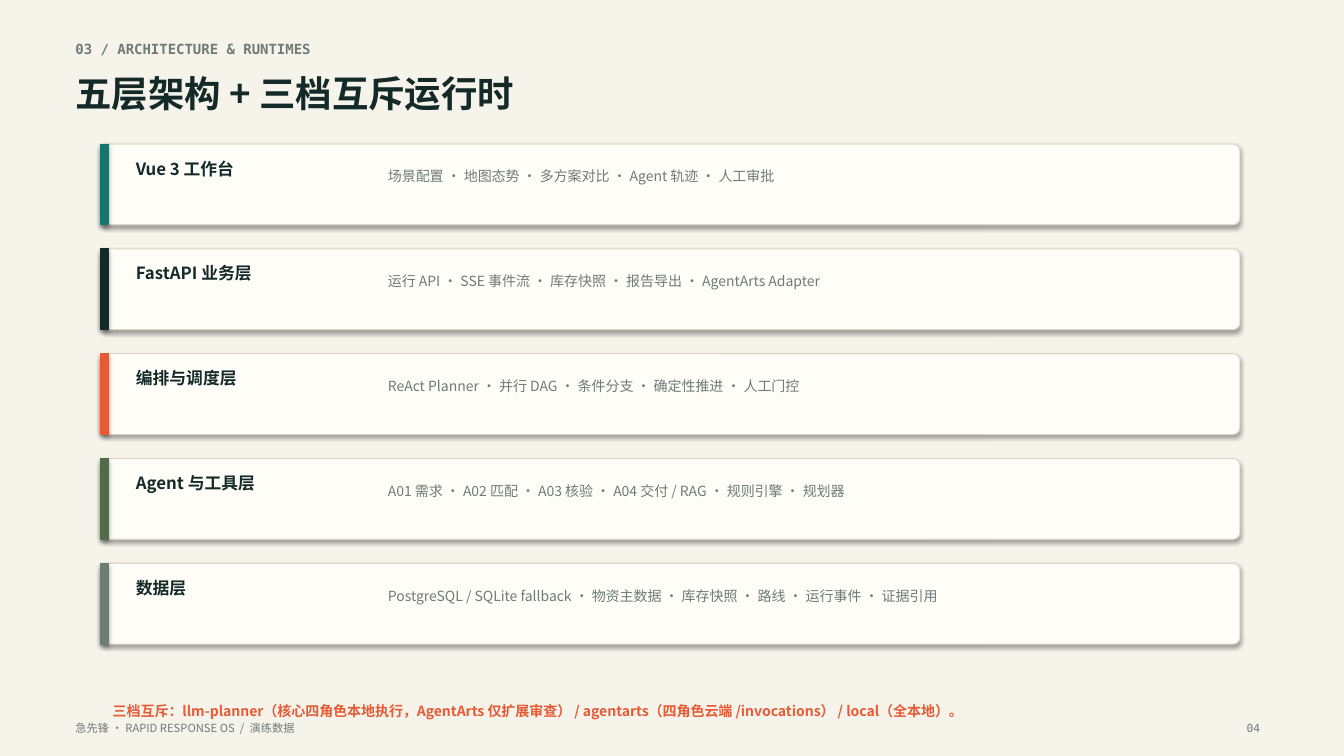
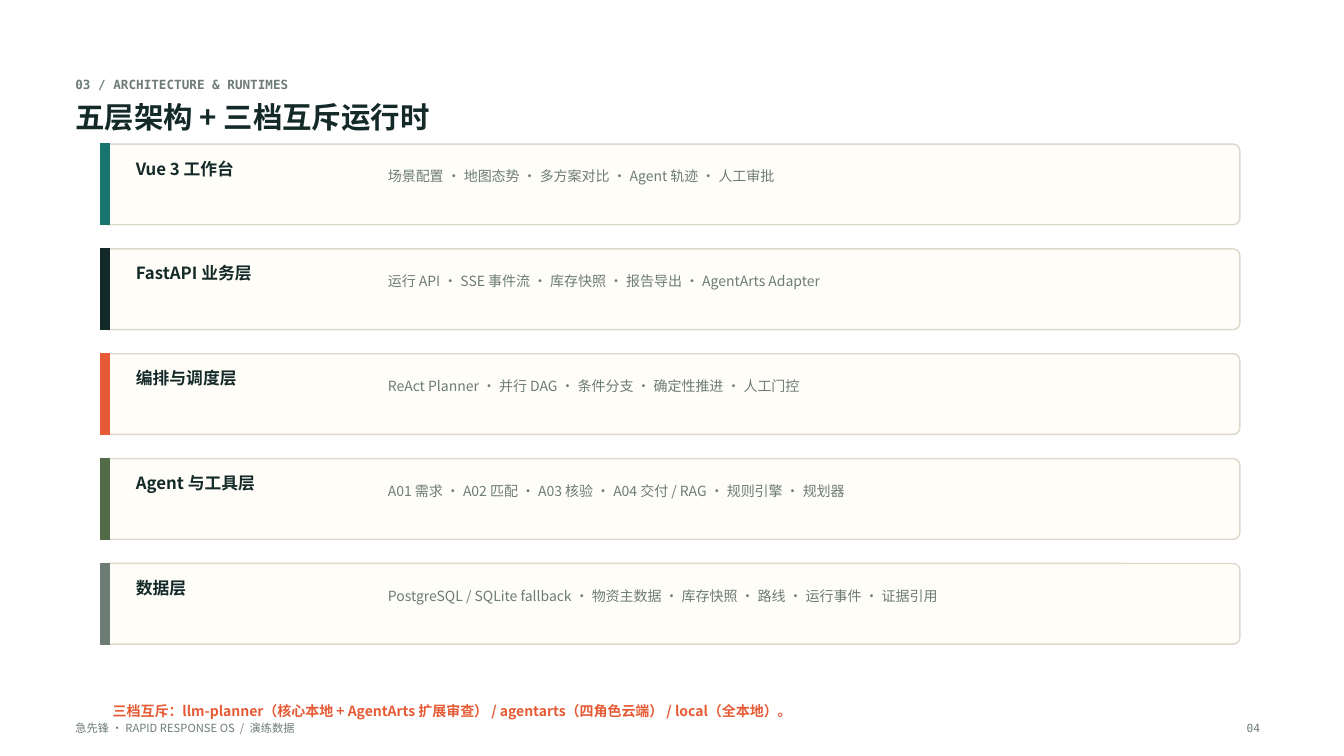
Before and after one commit to Jtyang123/jixianfeng, a slide deck: slide 4 of docs/急先锋_项目讲解PPT.pptx. Drawn at 1344x756 pixels with LibreOffice and Linux fonts; fonts in the diff are those of the drawing; background and template pictures are left out. Boxes give left, top, right and bottom in pixels: in the first picture for what was removed or moved away, otherwise in the second. Text is boxed around its words. In the diff, an @@ line names an element or a change of style, - is before the commit and + after.

```diff
--- a/docs/急先锋_项目讲解PPT.pptx
+++ b/docs/急先锋_项目讲解PPT.pptx
@@ rectangle removed at [0, 0, 1344, 756] @@
@@ text "03 / ARCHITECTURE & RUNTIMES": place and size @@
-text "03 / ARCHITECTURE & RUNTIMES" at [75, 43, 310, 54]
+text "03 / ARCHITECTURE & RUNTIMES" at [75, 79, 288, 89]
@@ text "03 / ARCHITECTURE & RUNTIMES" at [75, 79, 288, 89]: size 10 to 9 pt @@
@@ text "五层架构 + 三档互斥运行时": place and size @@
-text "五层架构 + 三档互斥运行时" at [75, 76, 514, 111]
+text "五层架构 + 三档互斥运行时" at [75, 103, 430, 131]
@@ text "五层架构 + 三档互斥运行时" at [75, 103, 430, 131]: size 26 to 21 pt @@
@@ rectangle at [101, 144, 109, 225]: outline #17756E 0.75 pt to #17756E 1 pt; shadow off @@
@@ rectangle at [101, 249, 109, 330]: outline #142A28 0.75 pt to #142A28 1 pt; shadow off @@
@@ rectangle at [101, 354, 109, 435]: outline #E65B35 0.75 pt to #E65B35 1 pt; shadow off @@
@@ rectangle at [101, 459, 109, 539]: outline #536B48 0.75 pt to #536B48 1 pt; shadow off @@
@@ outline #DED8CB 0.75 pt to #DED8CB 1 pt; shadow off in 5 elements at [101, 144, 1240, 225], [101, 249, 1240, 330], [101, 354, 1240, 435], [101, 459, 1240, 539], [101, 564, 1240, 644] @@
@@ rectangle at [101, 564, 109, 644]: outline #6E7C76 0.75 pt to #6E7C76 1 pt; shadow off @@
@@ text at [113, 704, 792, 720]: text changed @@
-三档互斥：llm-planner（核心四角色本地执行，AgentArts 仅扩展审查） / agentarts（四角色云端 /invocations） / local（全本地）。
+三档互斥：llm-planner（核心本地 + AgentArts 扩展审查） / agentarts（四角色云端） / local（全本地）。
```
Also in this commit, not shown: 13 other slides changed, 1 slide added, 1 slide removed, 40 other files.
